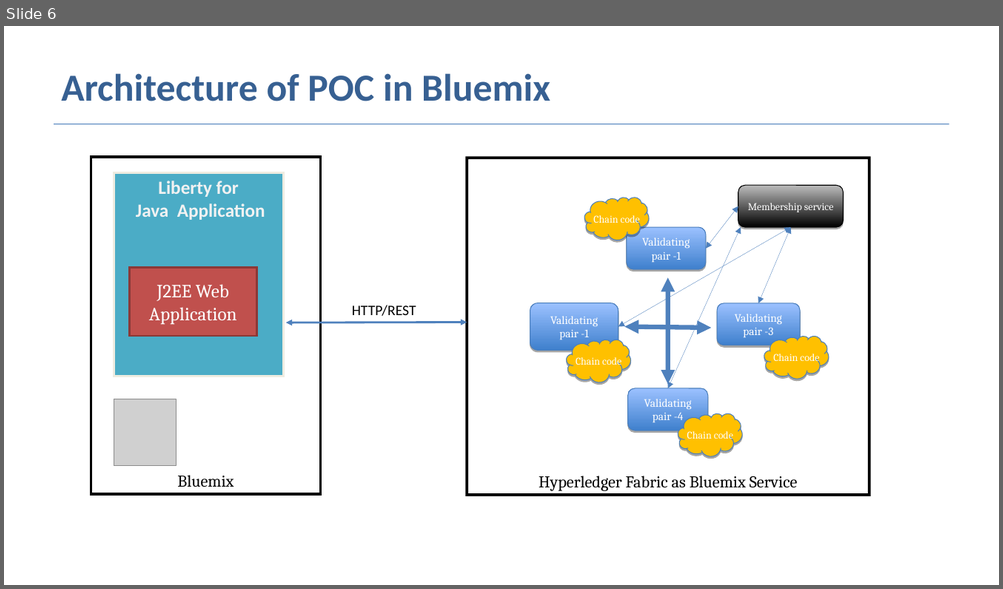
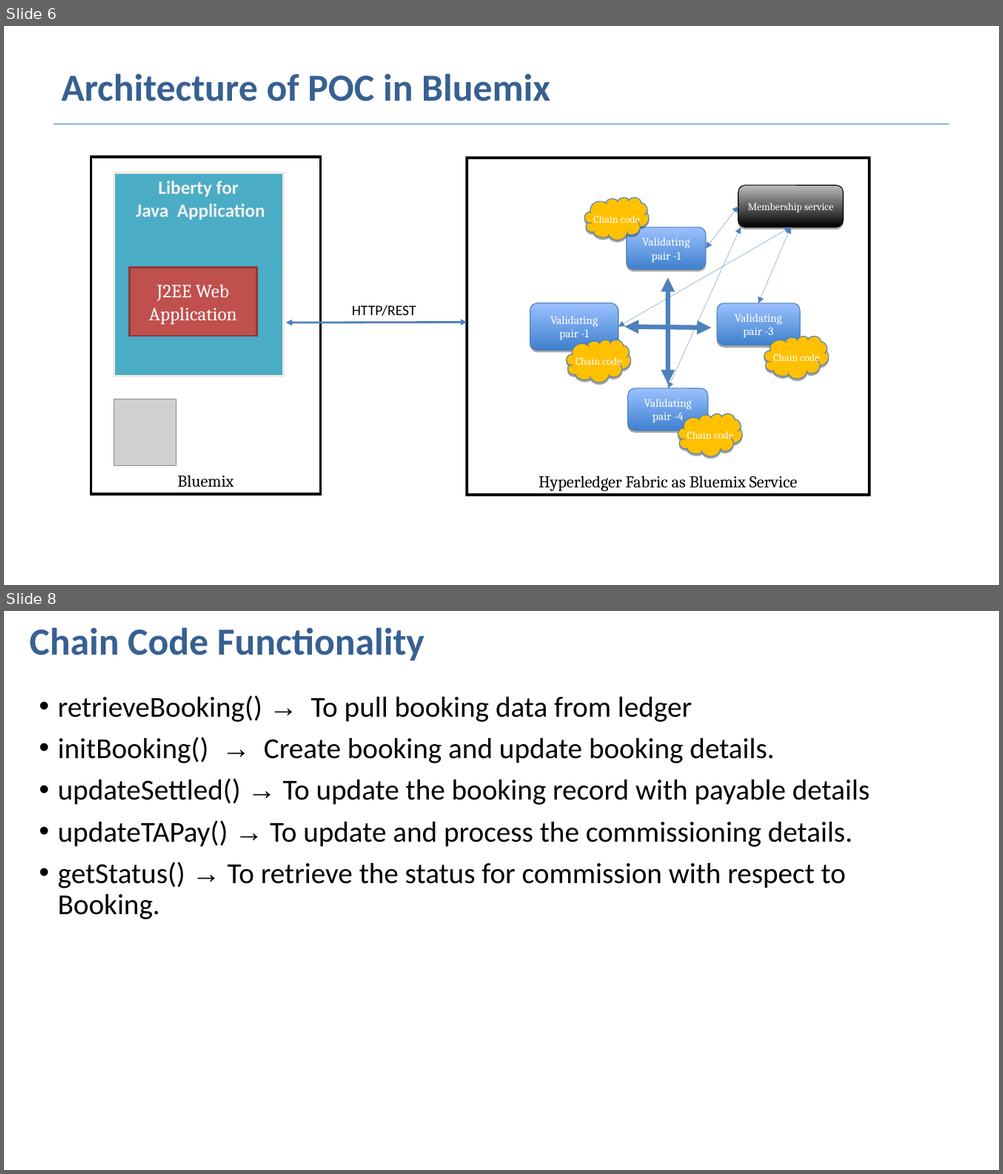
Before and after one commit to DonJays/Jay-BlockChain, a slide deck: BlockChain_CTAC_Commisioning_v1.0.ppt. Shown one above the other, each under a label of ours: slide 6 before the commit, slides 6 and 8 after it; the slides between them are not shown. The pictures are 1003x589 and 1003x1174 pixels, drawn with LibreOffice and Linux fonts; fonts in the diff are those of the drawing; grey boxes stand for pictures. Boxes give left, top, right and bottom in pixels: in the first picture for what was removed or moved away, otherwise in the second. Text is boxed around its words. In the diff, an @@ line names an element or a change of style, - is before the commit and + after.

Commit message:
Add files via upload
Updated chain code methods,

```diff
--- a/BlockChain_CTAC_Commisioning_v1.0.ppt
+++ b/BlockChain_CTAC_Commisioning_v1.0.ppt
@@ slide 8 added at <box>4,611,999,1170</box>, background #FFFFFF @@
@@ text added at <box>29,627,424,661</box>, 37 pt, text #376092, bold @@
+Chain Code Functionality
@@ text added at <box>58,695,869,920</box>, 28 pt, text #000000 @@
+• retrieveBooking() → To pull booking data from ledger
+• initBooking() → Create booking and update booking details.
+• updateSettled() → To update the booking record with payable details
+• updateTAPay() → To update and process the commissioning details.
+• getStatus() → To retrieve the status for commission with respect to Booking.
```
Also in this commit, not shown: 4 slides changed, 1 slide removed.
